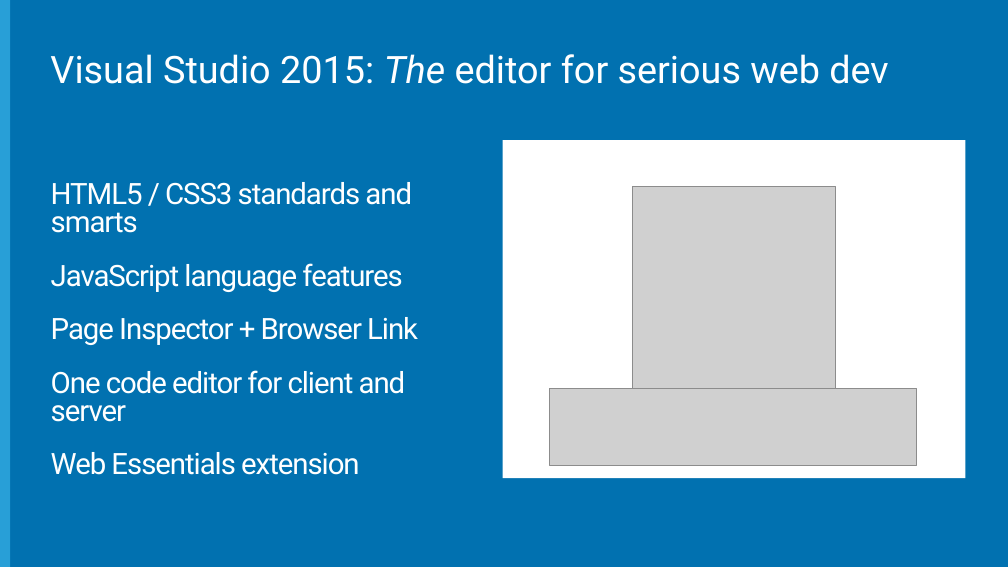
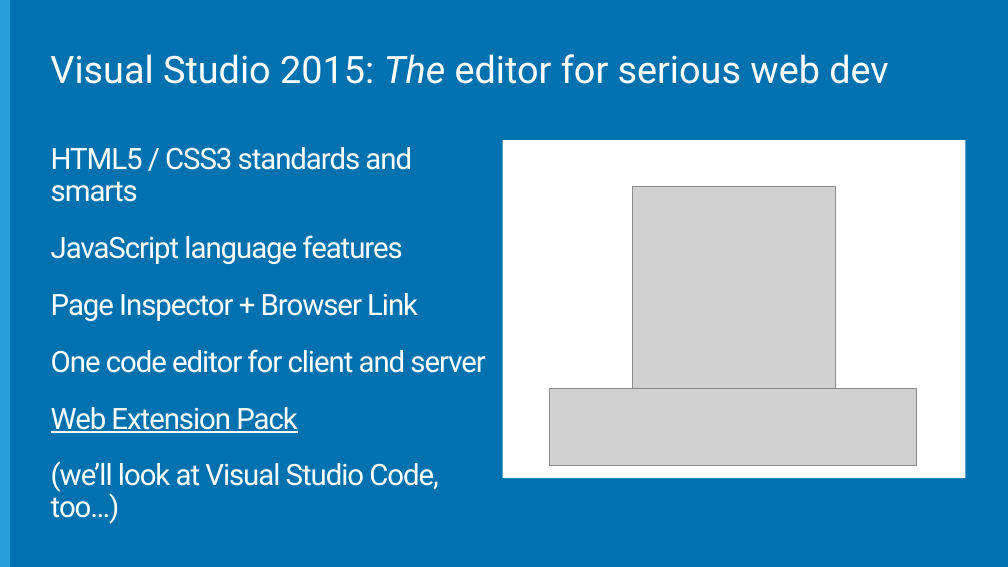
Before and after one commit to Microsoft-Web/WebCampTrainingKit, a slide deck: slide 5 of Presentation/01-Keynote/Keynote.pptx (slide 4 before the commit). Drawn at 1008x567 pixels with LibreOffice and Linux fonts; fonts in the diff are those of the drawing; grey boxes stand for pictures; background and template pictures are left out. Boxes give left, top, right and bottom in pixels: in the first picture for what was removed or moved away, otherwise in the second. Text is boxed around its words. In the diff, an @@ line names an element or a change of style, - is before the commit and + after.

```diff
--- a/Presentation/01-Keynote/Keynote.pptx
+++ b/Presentation/01-Keynote/Keynote.pptx
@@ text "HTML5 / CSS3 standards and ...": place and size @@
-text "HTML5 / CSS3 standards and ..." at (51, 182, 418, 475)
+text "HTML5 / CSS3 standards and ..." at (51, 147, 485, 492)
@@ text at (51, 147, 485, 373): line spacing 0.8 to 0.9 @@
@@ text at (51, 407, 439, 492): text changed @@
-Web Essentials extension
+Web Extension Pack
+(we’ll look at Visual Studio Code, too…)
```
Also in this commit, not shown: 7 other slides changed, 11 slides added, 12 slides removed, 4 other files.
